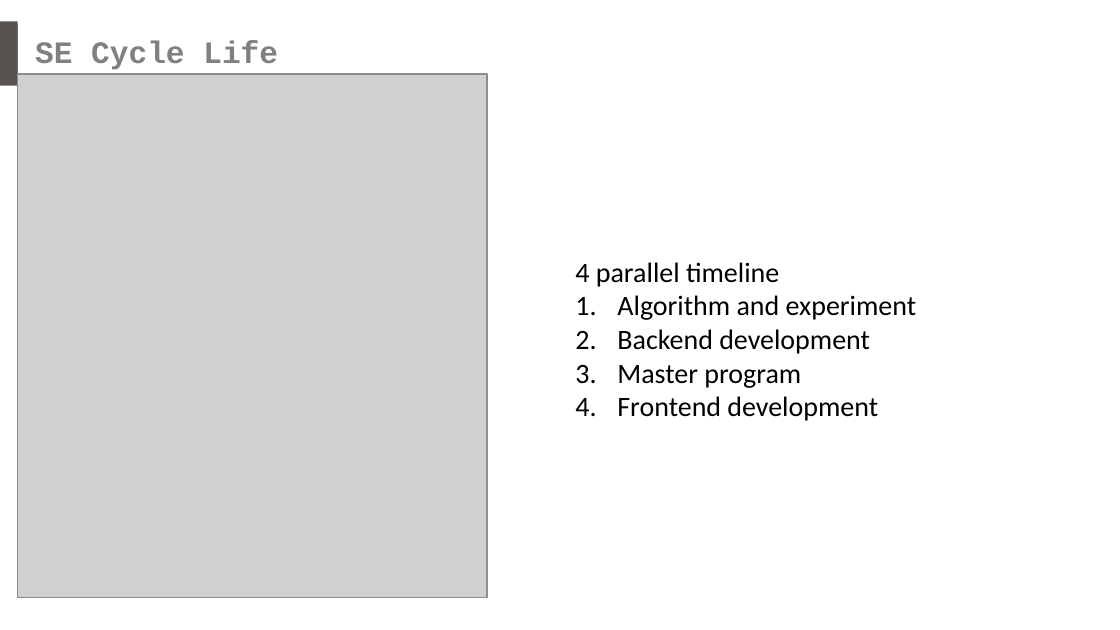
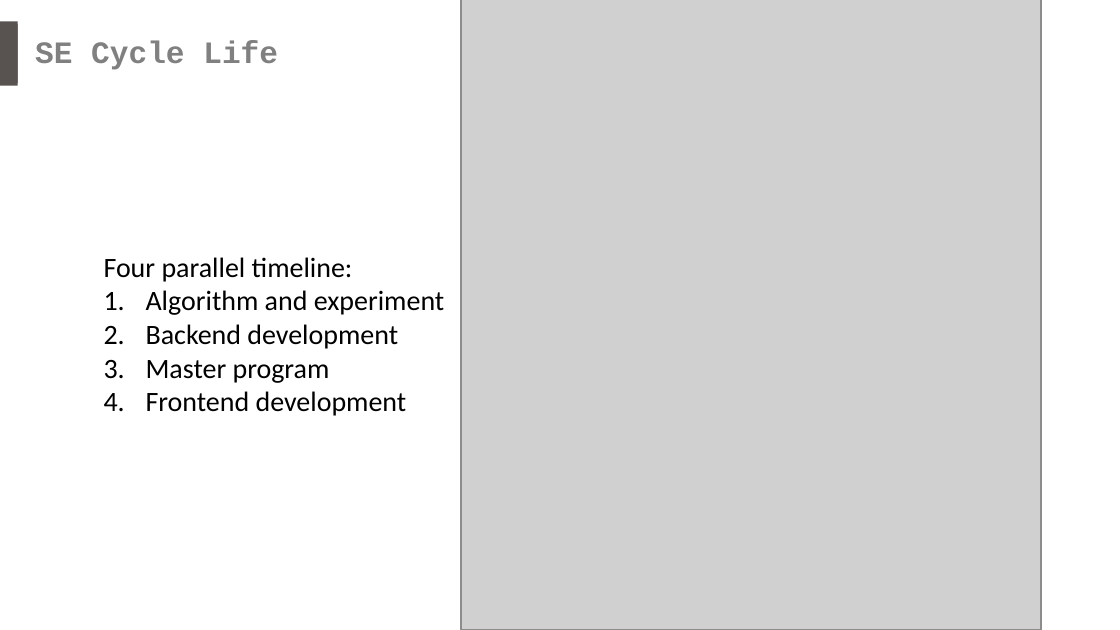
Before and after one commit to yippp/Musier, a slide deck: slide 7 of Pre-Final Pre/MusierPreFinal.pptx. Drawn at 1120x630 pixels with LibreOffice and Linux fonts; fonts in the diff are those of the drawing; grey boxes stand for pictures. Boxes give left, top, right and bottom in pixels: in the first picture for what was removed or moved away, otherwise in the second. Text is boxed around its words. In the diff, an @@ line names an element or a change of style, - is before the commit and + after.

Commit message:
improve the layout of ppt

```diff
--- a/Pre-Final Pre/MusierPreFinal.pptx
+++ b/Pre-Final Pre/MusierPreFinal.pptx
@@ picture: place and size @@
-picture at [18,74,487,597]
+picture at [461,0,1042,630]
@@ text "Four parallel timeline:": place and size @@
-text "Four parallel timeline:" at [575,262,916,421]
+text "Four parallel timeline:" at [104,257,444,416]
@@ text at [104,257,353,282]: text changed @@
-4 parallel timeline
+Four parallel timeline:
```
Also in this commit, not shown: 4 other slides changed.
